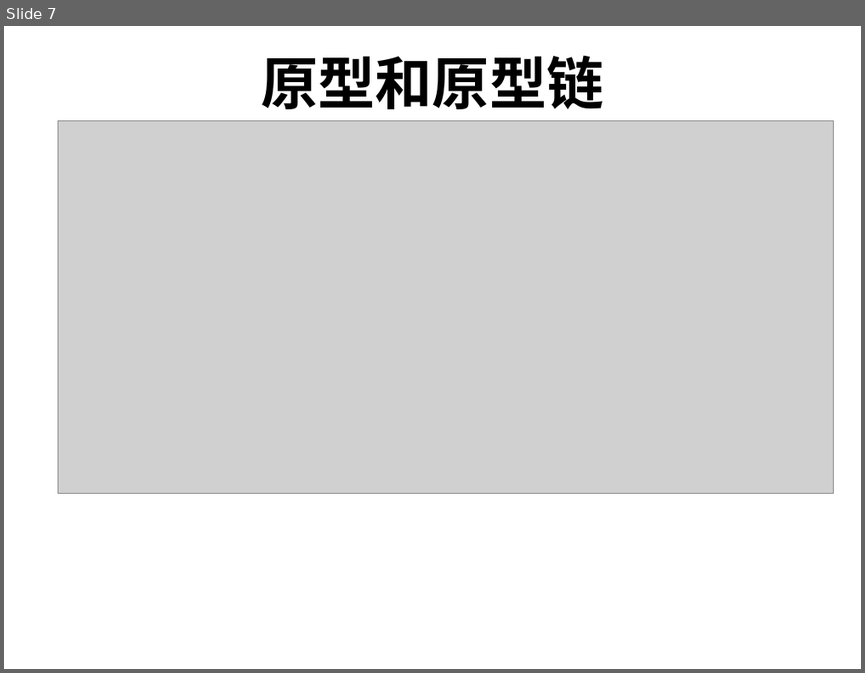
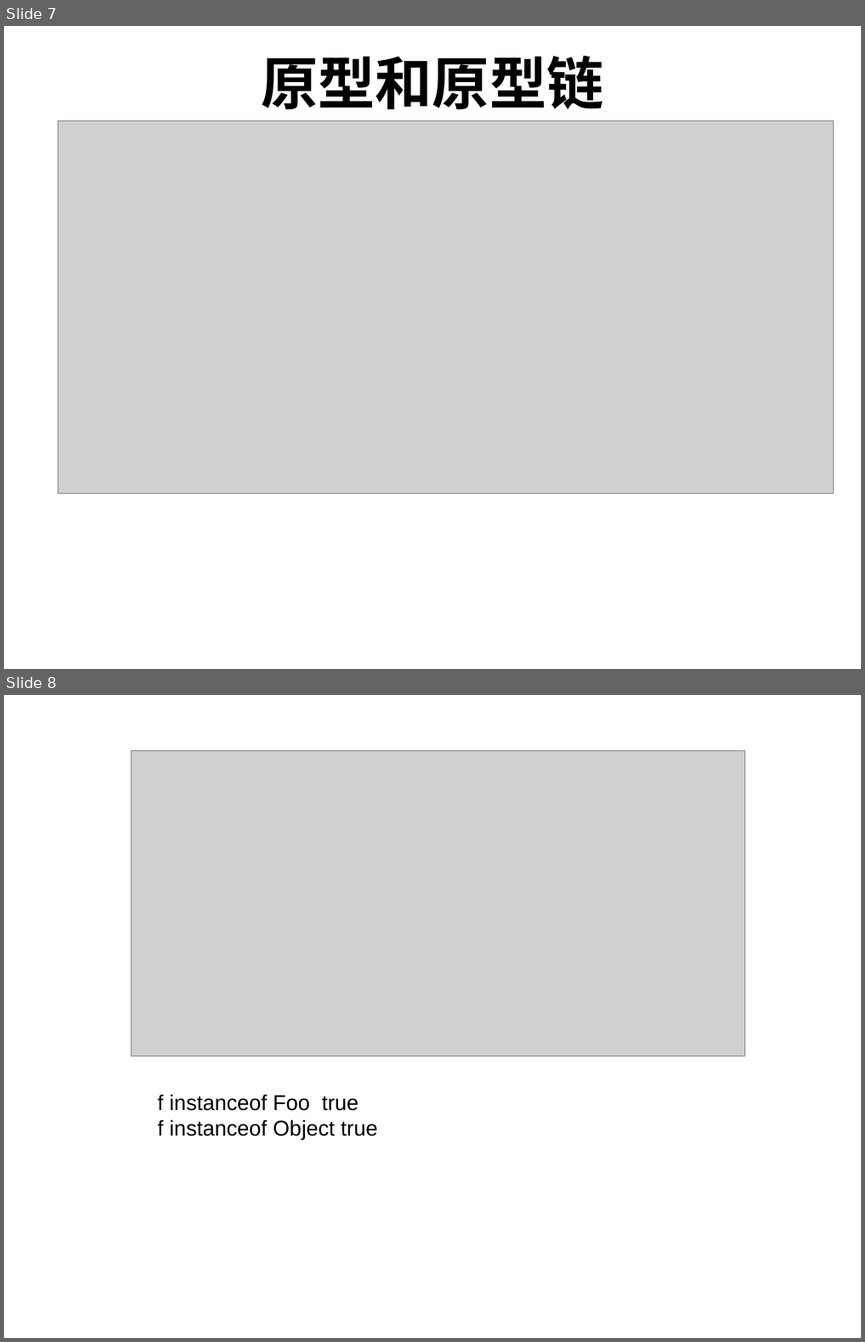
Before and after one commit to FireSmallPanda/swdt, a slide deck: javascript技术分享/javascript基础分享.ppt. Shown one above the other, each under a label of ours: slide 7 before the commit, slides 7 and 8 after it. The pictures are 865x673 and 865x1342 pixels, drawn with LibreOffice and Linux fonts; fonts in the diff are those of the drawing; grey boxes stand for pictures. Boxes give left, top, right and bottom in pixels: in the first picture for what was removed or moved away, otherwise in the second. Text is boxed around its words. In the diff, an @@ line names an element or a change of style, - is before the commit and + after.

```diff
--- a/javascript技术分享/javascript基础分享.ppt
+++ b/javascript技术分享/javascript基础分享.ppt
@@ slide 8 added at (x1=4, y1=695, x2=861, y2=1338), background #FFFFFF @@
@@ picture added at (x1=131, y1=751, x2=744, y2=1056) @@
@@ text added at (x1=158, y1=1094, x2=377, y2=1140), 18 pt, text #000000 @@
+f instanceof Foo true
+f instanceof Object true
```
Also in this commit, not shown: 2 other slides added.
